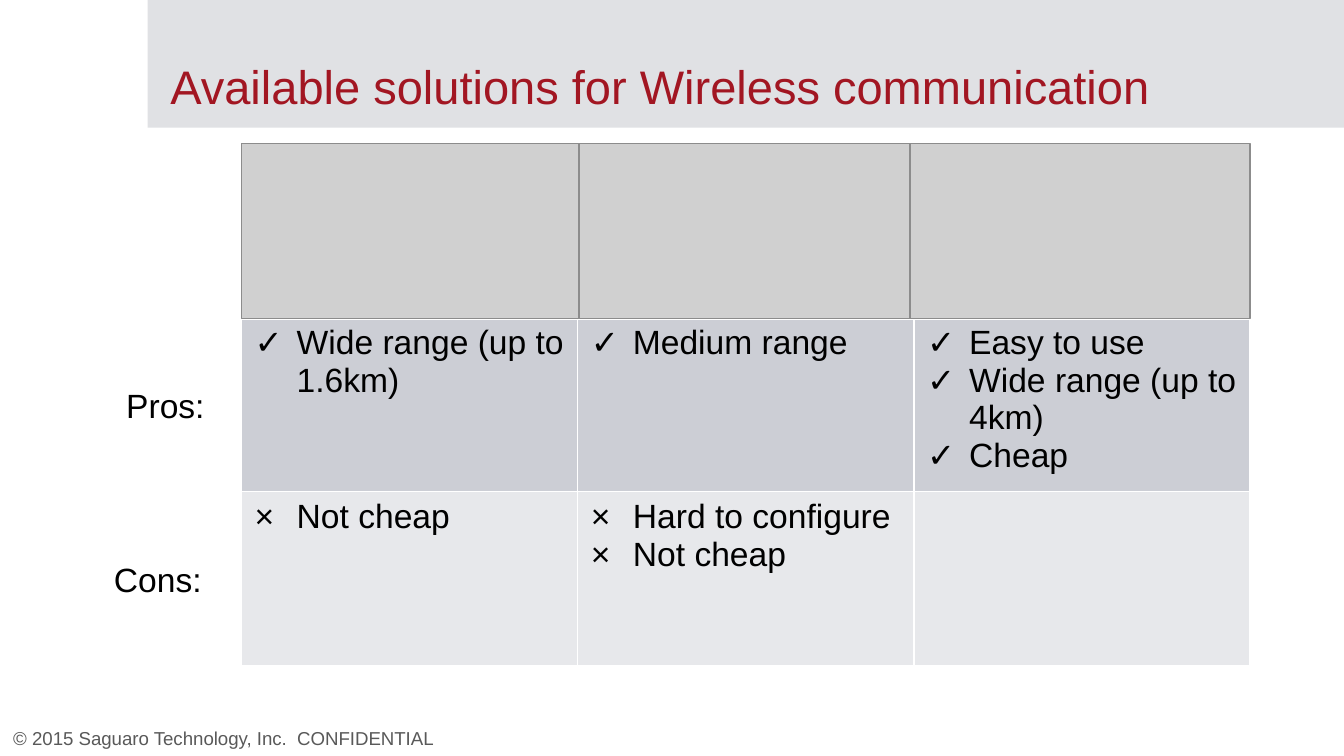
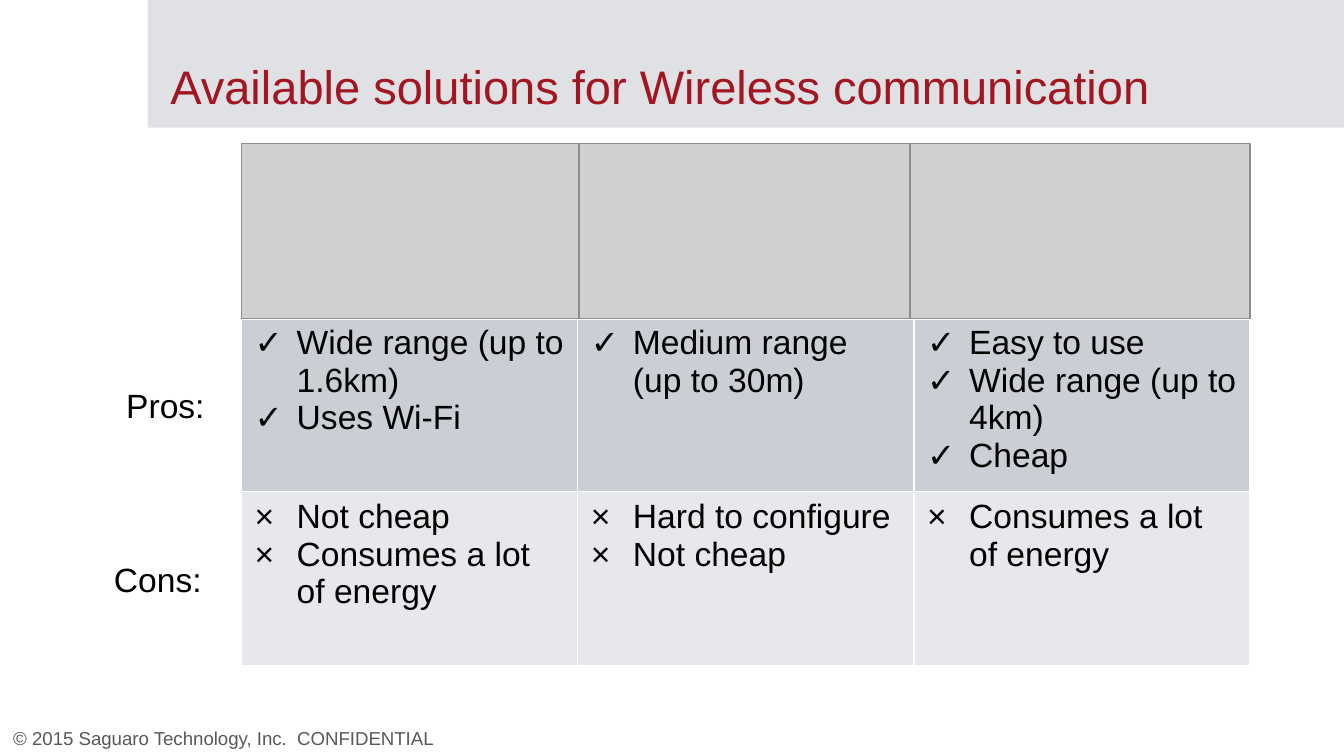
Before and after one commit to mememihnea/LicentaCod, a slide deck: slide 6 of Documentatie/Template.pptx. Drawn at 1344x756 pixels with LibreOffice and Linux fonts; fonts in the diff are those of the drawing; grey boxes stand for pictures; background and template pictures are left out. Boxes give left, top, right and bottom in pixels: in the first picture for what was removed or moved away, otherwise in the second. Text is boxed around its words. In the diff, an @@ line names an element or a change of style, - is before the commit and + after.

```diff
--- a/Documentatie/Template.pptx
+++ b/Documentatie/Template.pptx
@@ table at <box>242,144,1250,668</box> @@
-row 2, column 1: Wide range (up to 1.6km)
+row 2, column 1: Wide range (up to 1.6km) / Uses Wi-Fi
-row 2, column 2: Medium range
+row 2, column 2: Medium range (up to 30m)
-row 3, column 1: Not cheap
+row 3, column 1: Not cheap / Consumes a lot of energy
-row 3, column 3: 
+row 3, column 3: Consumes a lot of energy
```
Also in this commit, not shown: 1 other slide changed, 2 slides added, 1 slide removed, 3 other files.
